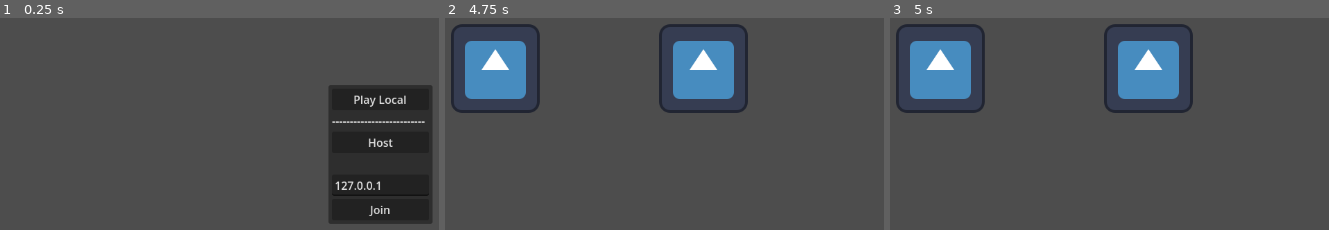
Above: before the commit, frames 1-3 (left to right).
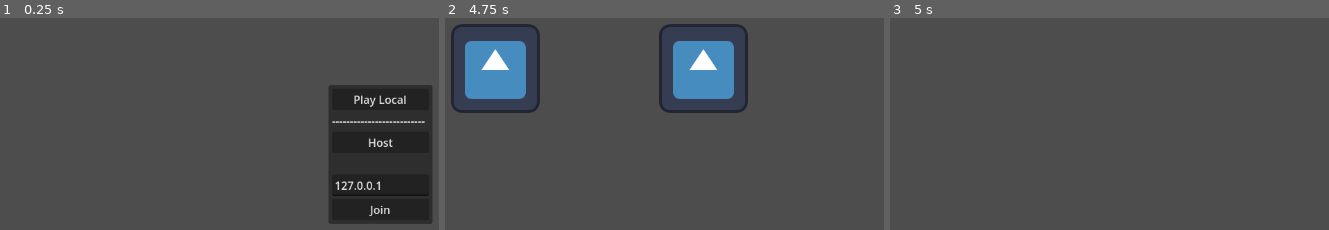
Above: after the commit, the same moments.

Repository: SamBumgardner/spellstrike
Game: Godot game, scene res://network/main.tscn
Two runs of this game, one before a commit and one after it. Both use one fixed random seed, a clock stepped at 60 frames per second and the inputs below. The engine's default icon, where the game draws it, is replaced by a stand-in: a white triangle on a blue panel in a dark square.
Inputs (mouse positions are in pixels of both pictures, inside the frame that each line leads up to):
- Up to frame 1 (0.25 s): no input
- Up to frame 2 (4.75 s): click "Play Local" at 0.5 s; tap Enter at 1.25, 3.5 s; move the mouse to (outside the picture) at 1.27 s; hold Up 1.28-2 s; click (outside the picture) at 1.42 s; tap Space at 2, 4.25 s; drag from (664, 177) to (outside the picture) at 2.02 s; move the mouse to (outside the picture) at 2.77 s; hold Up 2.78-3.5 s; drag from (outside the picture) to (541, 68) at 3.52 s; move the mouse to (outside the picture) at 4.27 s; hold Down from 4.28 s (still down)
- Up to frame 3 (5 s): keep holding Down; tap Escape (ui_cancel) at 4.9 s

Frames 1-2 are identical in both runs. In frame 3, 9.7% of the frame differs, in the area x 1-70%, y 2-45%.

Commit message:
basic controller support and some troubleshooting.
Identified root cause of the rollback woes: physics don't update until the next real physics tick, so the method I've used for detecting collisions is not going to work. Dynamically enabling / disabling the hitboxes is out too.

Sam's thought - just do custom collision checks. Game state is super simple, so we can get away with it.

Diff:
--- a/game/TestGameplay.gd
+++ b/game/TestGameplay.gd
@@ -14,6 +14,7 @@
 
 func _ready():
     SyncManager.sync_started.connect(_on_sync_started)
+    SyncManager.sync_stopped.connect(_on_sync_stopped)
 
     if p1_network_id != p2_network_id:
         SyncManager.set_network_adaptor(preload("res://addons/godot-rollback-netcode/RPCNetworkAdaptor.gd").new())
@@ -28,15 +29,21 @@
         if id != multiplayer.get_unique_id():
             SyncManager.add_peer(id)
 
+    #SyncManager.start_logging("D:/detailed_logs/logfile_%s" % multiplayer.get_unique_id())
+
     if multiplayer.is_server():
         await get_tree().create_timer(2).timeout
         SyncManager.start()
 
 func _on_sync_started():
     var fighterP1: Player = SyncManager.spawn("fighter0", self, preload("res://player/Player.tscn"), {'x': 100, 'y': 200, 'c': Player.Characters.SPEED}, false);
+    #fighterP1.input_retriever.control_type = InputRetriever.ControlType.JOY
+    #fighterP1.input_retriever.input_ids = InputRetriever.DEFAULT_CONTROLLER
     fighterP1.set_multiplayer_authority(p1_network_id if host_side == Side.P1 else p2_network_id)
 
     var fighterP2: Player = SyncManager.spawn("fighter1", self, preload("res://player/Player.tscn"), {'x': 400, 'y': 200, 'c': Player.Characters.REACH}, false);
+    #fighterP2.input_retriever.control_type = InputRetriever.ControlType.JOY
+    #fighterP2.input_retriever.input_ids = InputRetriever.DEFAULT_CONTROLLER_2
     fighterP2.input_retriever.input_ids = InputRetriever.DEFAULT_P2
     fighterP2.set_multiplayer_authority(p2_network_id if host_side == Side.P1 else p1_network_id)
     fighterP2.hurtbox_pool.collision_layer = 8
@@ -47,3 +54,10 @@
 
     interaction_resolver._setup_players(fighterP1, fighterP2)
     # spawn another fighter
+
+func _on_sync_stopped():
+    SyncManager.stop_logging()
+
+func _process(delta: float) -> void:
+    if Input.is_action_just_pressed("ui_cancel"):
+        SyncManager.stop()
--- a/game/player/Player.gd
+++ b/game/player/Player.gd
@@ -80,12 +80,11 @@
         collision_shape.shape = RectangleShape2D.new()
 
 func set_hurtboxes(rectangleSpecs: Array[RectangleSpec]) -> void:
-    _set_collision_boxes(hurtboxes, rectangleSpecs)
+    _set_collision_boxes.call_deferred(hurtboxes, rectangleSpecs)
 
 func set_hitboxes(rectangleSpecs: Array[RectangleSpec], attack_data: AttackData, new_attack: bool) -> void:
-    _set_collision_boxes(hitboxes, rectangleSpecs)
+    _set_collision_boxes.call_deferred(hitboxes, rectangleSpecs)
     set_deferred("current_attack_data", attack_data)
-    #current_attack_data = attack_data
     if new_attack:
         attack_id += 1
 
@@ -157,7 +156,7 @@
         'pb': pushback,
         'v': velocity,
         'a': attack_id,
-        'hb': hit_by,
+        'hb': var_to_bytes(hit_by),
     }
 
 func _load_state(state: Dictionary) -> void:
@@ -172,7 +171,7 @@
     pushback = state['pb']
     velocity = state['v']
     attack_id = state['a']
-    hit_by = state['hb']
+    hit_by = bytes_to_var(state['hb'])
 
     var fsm_state = state['fs']
     var fsm_ticks_in_state = state['ft']
@@ -191,7 +190,8 @@
     return old_input
 
 func _network_process(input: Dictionary):
-    assert(not input.is_empty())
+    if input.is_empty():
+        input = InputRetriever.EMPTY
 
     # need to execute game logic here.
     # p1 and p2 apply inputs to state machine
@@ -200,6 +200,9 @@
     else:
         fsm.process(input)
         position.x += velocity
+
+    #fsm.process(input)
+    #position.x += velocity
 
     # once both are complete, adjudicator resolves interactions
     #  calls methods on p1 and p2 as needed to apply results.
@@ -233,7 +236,7 @@
     data['pb'] = spawn_velocity
     data['v'] = spawn_velocity
     data['a'] = initial_attack_id
-    data['hb'] = {}
+    data['hb'] = var_to_bytes({})
     return data
 
 func _network_spawn(data: Dictionary) -> void:
--- a/game/player/fsm/Fsm.gd
+++ b/game/player/fsm/Fsm.gd
@@ -22,6 +22,9 @@
     new_state: Player.State,
     new_ticks_in_state: int
 ) -> void:
+    if state == Player.State.C:
+        print_debug(state, ticks_in_state)
+        pass
     state = new_state
     ticks_in_state = new_ticks_in_state
 
--- a/game/player/fsm/FsmState.gd
+++ b/game/player/fsm/FsmState.gd
@@ -57,7 +57,5 @@
     # If we got here, no change to player's state.
     # Set collision according to current phase
     owner.set_hitboxes(current_phase.hitboxes, current_phase.attack_data, current_phase.new_attack and phase_just_started)
-    if not current_phase.hitboxes.is_empty():
-        pass
     owner.set_hurtboxes(current_phase.hurtboxes)
     return Player.State.NONE
--- a/game/player/input/InputRetriever.gd
+++ b/game/player/input/InputRetriever.gd
@@ -4,22 +4,40 @@
 var device_id: int = 0;
 var input_ids: Dictionary = DEFAULT_P1 # could store a dictionary of callables instead.
 
-const DEFAULT_P1 =  {
-    "l": 65, # A
-    "r": 68, # D
-    "a": 74, # J
-    "b": 75, # K
-    "c": 76, # L
-    "s": 59, # ;
+static var DEFAULT_P1 = {
+    "l": [65], # A
+    "r": [68], # D
+    "a": [74], # J
+    "b": [75], # K
+    "c": [76], # L
+    "s": [59], # ;
 }
 
-const DEFAULT_P2 = {
-    "l": 90, # Z
-    "r": 67, # C
-    "a": 78, # N
-    "b": 77, # M
-    "c": 188, # ,
-    "s": 190, # .
+static var DEFAULT_P2 = {
+    "l": [90], # Z
+    "r": [67], # C
+    "a": [78], # N
+    "b": [77], # M
+    "c": [188], # ,
+    "s": [190], # .
+}
+
+static var DEFAULT_CONTROLLER = {
+    "l": [0, 13], # Z
+    "r": [0, 14], # C
+    "a": [0, 2], # N
+    "b": [0, 3], # M
+    "c": [0, 10], # ,
+    "s": [0, 0], # .
+}
+
+static var DEFAULT_CONTROLLER_2 = {
+    "l": [1, 13], # Z
+    "r": [1, 14], # C
+    "a": [1, 2], # N
+    "b": [1, 3], # M
+    "c": [1, 10], # ,
+    "s": [1, 0], # .
 }
 
 const EMPTY := {
@@ -40,7 +58,7 @@
 
     var result: Dictionary = EMPTY.duplicate()
     for key in result.keys():
-        result[key] = 1 if input_retrieve_method.call(input_ids[key]) else 0
+        result[key] = 1 if input_retrieve_method.callv(input_ids[key]) else 0
 
     return result
 
--- a/game/resolver/InteractionResolver.gd
+++ b/game/resolver/InteractionResolver.gd
@@ -1,4 +1,6 @@
 class_name InteractionResolver extends RefCounted
+
+signal frame_resolved
 
 var p1: Player
 var p2: Player
@@ -26,6 +28,7 @@
 
         # Reset for next tick
         num_players_complete = 0
+
 
 func _adjudicate_interactions(actors: Array) -> void:
     # goal:
@@ -83,7 +86,8 @@
         defender.receive_hit(total_hit)
 
         pass # apply results to character
-    pass
+
+    frame_resolved.emit()
 
 func _has_successful_attack(attacker: Player) -> bool:
     return attacker.active_hitbox_hit()
